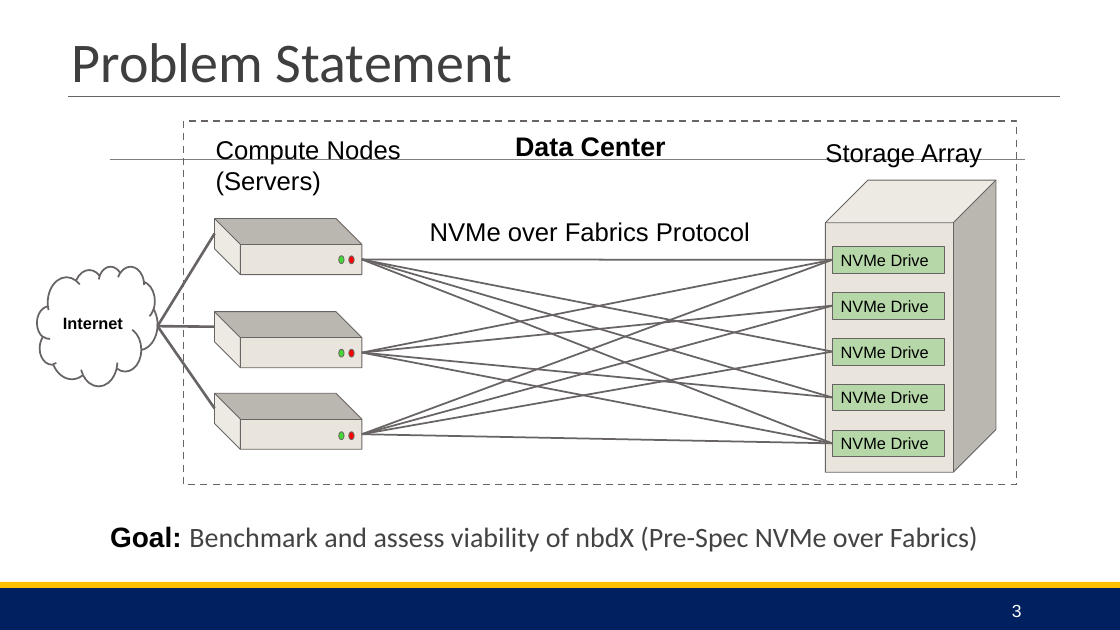
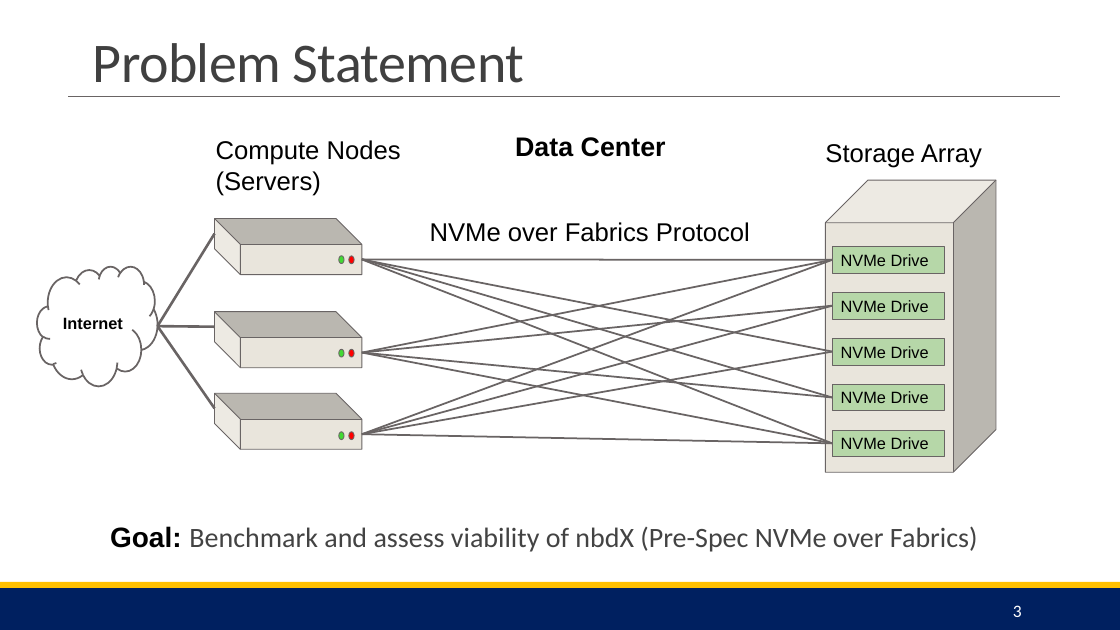
Before and after one commit to coy-humphrey/nvme-hpe, a slide deck: slide 3 of deliverables/Release 2/NVMe HPE Team Presentation.pptx. Drawn at 1120x630 pixels with LibreOffice and Linux fonts; fonts in the diff are those of the drawing. Boxes give left, top, right and bottom in pixels: in the first picture for what was removed or moved away, otherwise in the second. Text is boxed around its words. In the diff, an @@ line names an element or a change of style, - is before the commit and + after.

```diff
--- a/deliverables/Release 2/NVMe HPE Team Presentation.pptx
+++ b/deliverables/Release 2/NVMe HPE Team Presentation.pptx
@@ title "Problem Statement" moved from (x1=72, y1=43, x2=512, y2=83) to (x1=93, y1=43, x2=525, y2=83) @@
@@ title "Problem Statement" at (x1=93, y1=43, x2=525, y2=83): text colour #3F3F3F to #404040, letter spacing 0 to -0.5 pt @@
@@ rectangle removed at (x1=183, y1=121, x2=1017, y2=485) @@
@@ line removed from (110, 160) to (1026, 160) @@
@@ page number at (x1=1013, y1=605, x2=1022, y2=617): font Arial to Calibri @@
```
Also in this commit, not shown: 2 other slides changed.
